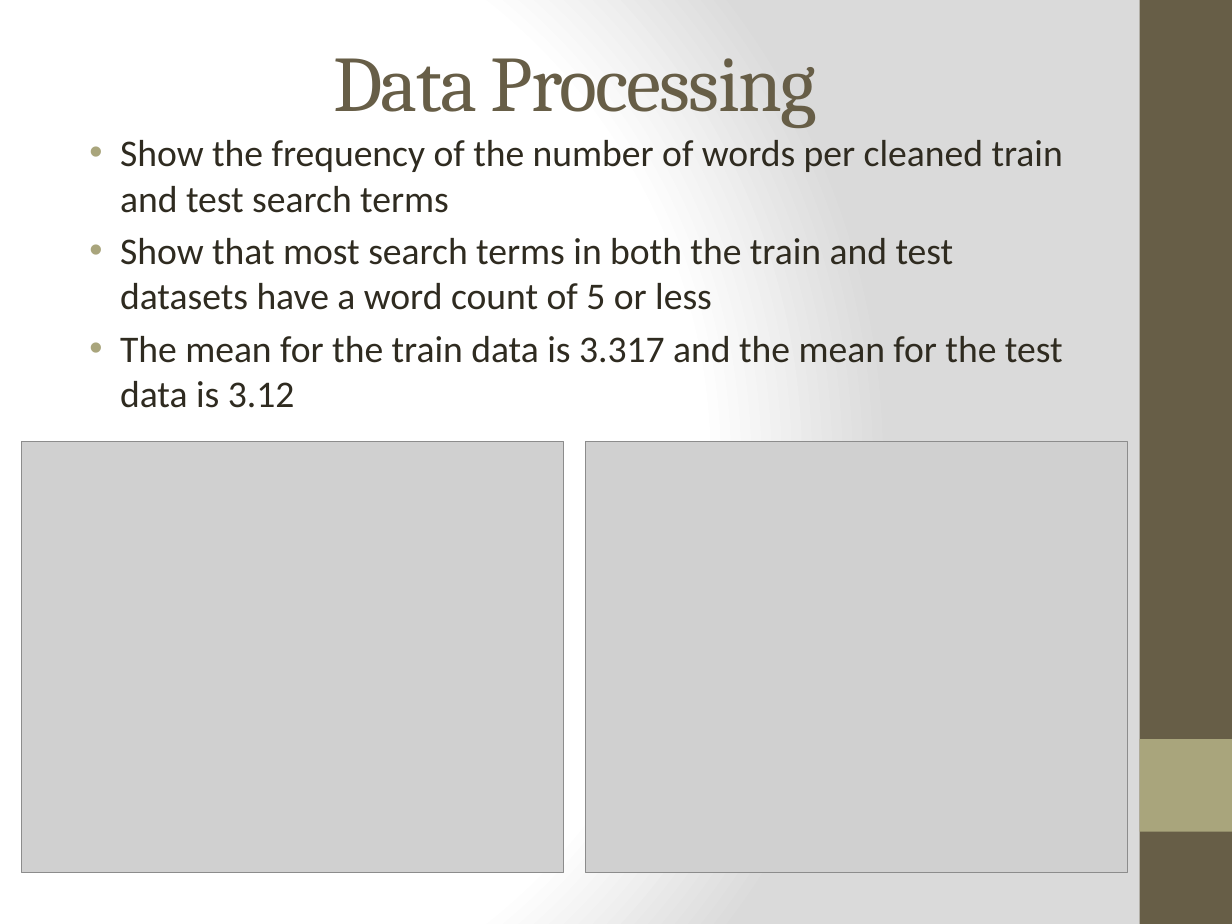
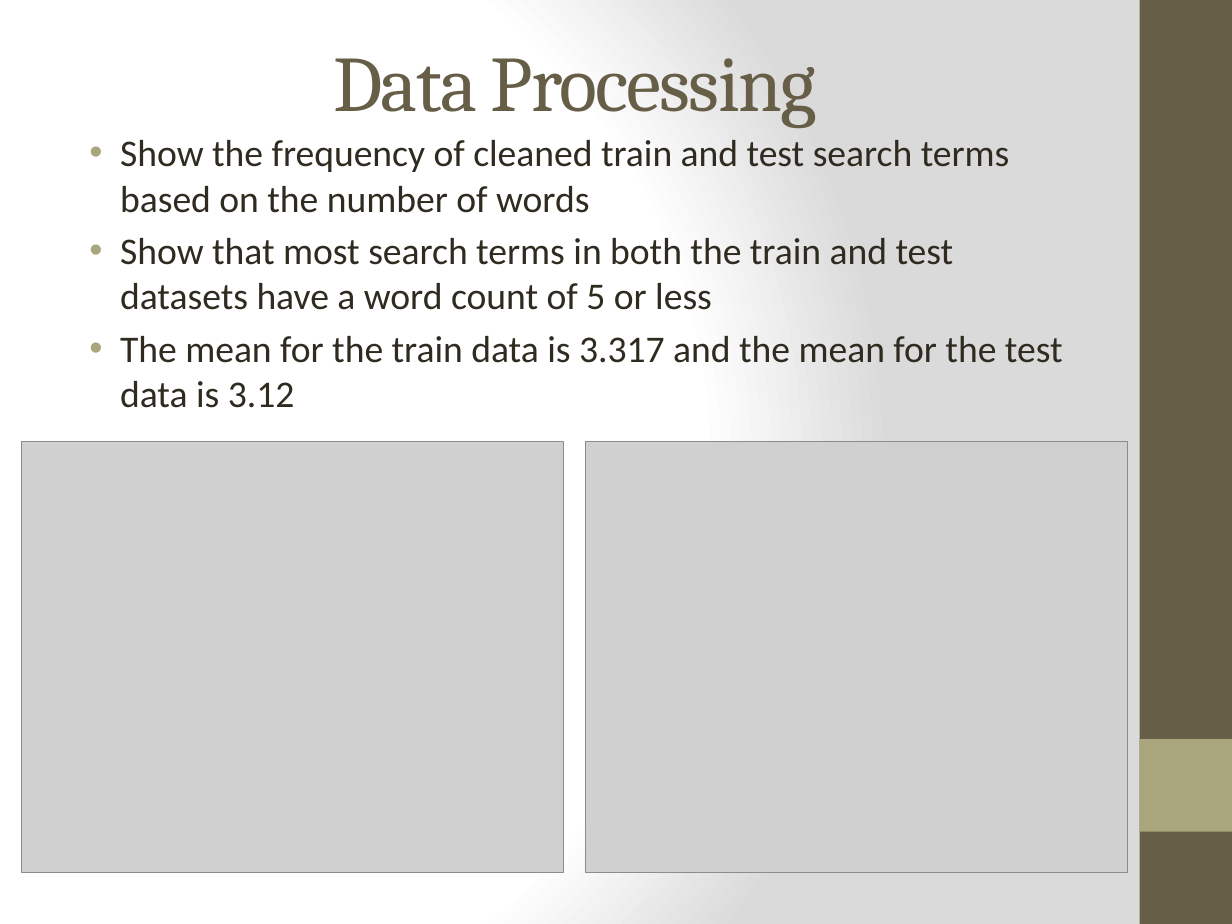
Before and after one commit to jmerranko/infsci_2725, a slide deck: slide 6 of Final Project/project_merranko_rodgers.pptx. Drawn at 1232x924 pixels with LibreOffice and Linux fonts; fonts in the diff are those of the drawing; grey boxes stand for pictures. Boxes give left, top, right and bottom in pixels: in the first picture for what was removed or moved away, otherwise in the second. Text is boxed around its words. In the diff, an @@ line names an element or a change of style, - is before the commit and + after.

```diff
--- a/Final Project/project_merranko_rodgers.pptx
+++ b/Final Project/project_merranko_rodgers.pptx
@@ text at (x1=120, y1=140, x2=1010, y2=213): text changed @@
-• Show the frequency of the number of words per cleaned train and test search terms
+• Show the frequency of cleaned train and test search terms based on the number of words
```
Also in this commit, not shown: 5 other slides changed.
